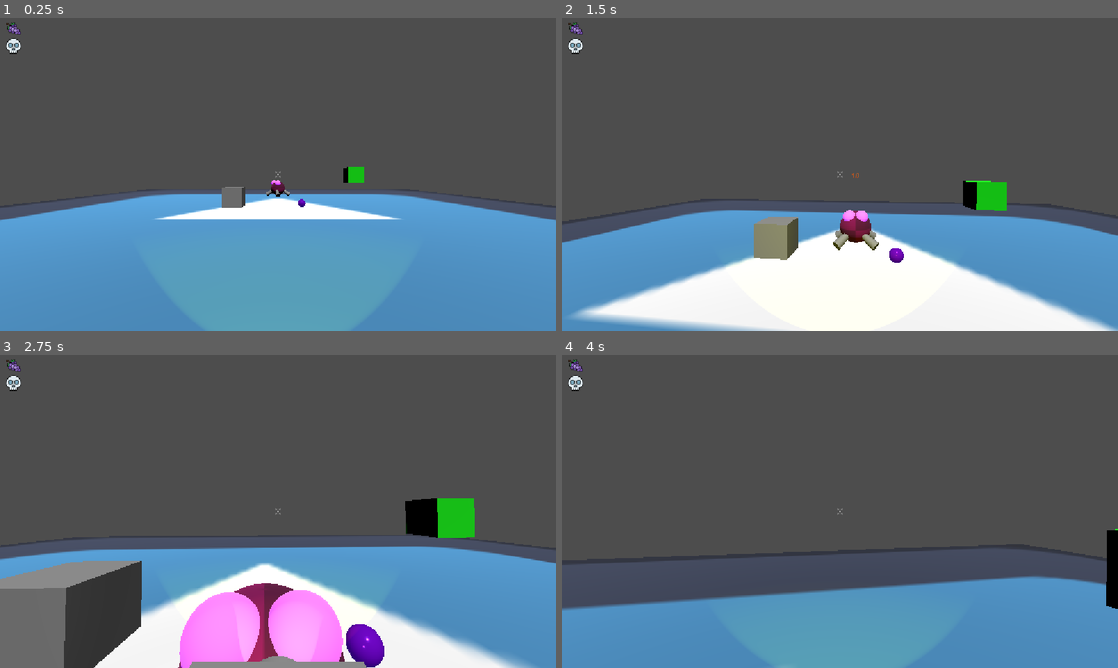
Above: before the commit, frames 1-4 (two rows, left to right).
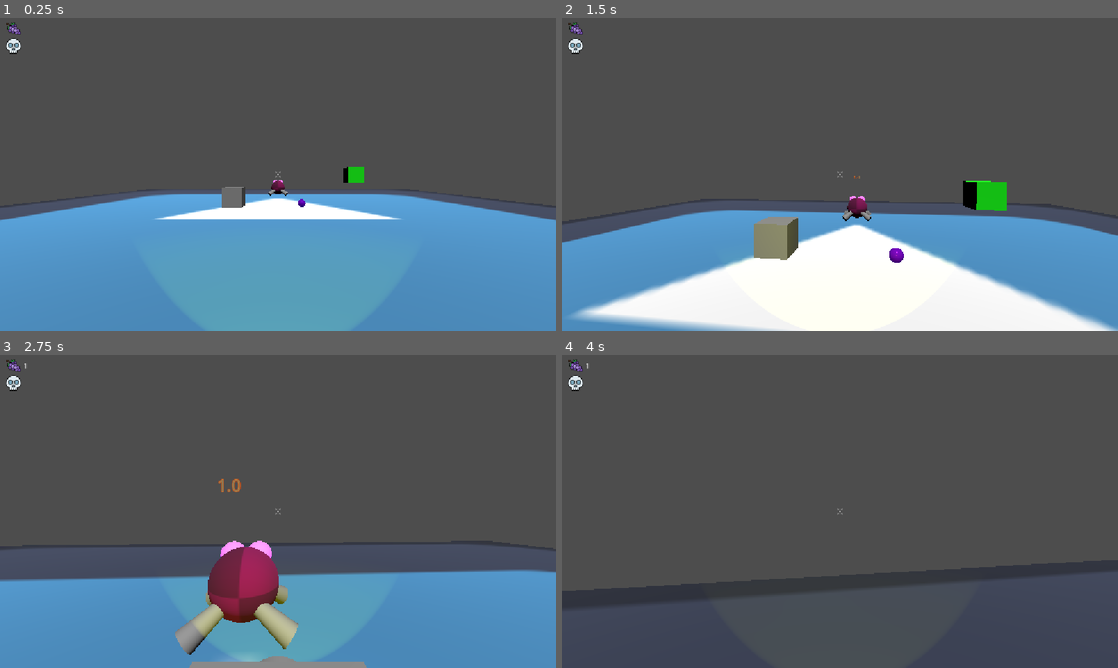
Above: after the commit, the same moments.

Repository: BrokHoly/spark-them-all
Game: Godot game, scene res://levels/proto_hub.tscn
The game is run twice, just before and just after one commit, with the same random seed, the same clock (stepped at 60 frames per second) and the same inputs. This scene is started directly instead of the project's main scene. The engine's default icon, where the game draws it, is replaced by a stand-in: a white triangle on a blue panel in a dark square.
Inputs (mouse positions are in pixels of both pictures, inside the frame that each line leads up to):
- Up to frame 1 (0.25 s): no input
- Up to frame 2 (1.5 s): move the mouse to (867, 174) at 0.52 s; press the mouse at (867, 174) at 0.53 s; hold W (move_forward) from 0.53 s (still down); tap Space (jump) at 0.77 s; move the mouse to (812, 174) at 1.27 s; release the mouse at (812, 174) at 1.28 s; tap F (interact) at 1.35 s
- Up to frame 3 (2.75 s): keep holding W (move_forward); tap Space (jump) at 1.52 s; move the mouse to (289, 505) at 2.02 s; hold Ctrl (sprint) from 2.03 s (still down)
- Up to frame 4 (4 s): keep holding W (move_forward); move the mouse to (834, 517) at 2.77 s; release Ctrl (sprint) at 2.78 s; click (834, 517) at 2.85 s; tap Space (jump) at 3.02, 3.77 s; move the mouse to (878, 514) at 3.52 s; hold F (interact) from 3.53 s (still down)

The runs differ from the first frame. In frame 1, 0.1% of the frame differs, in the area x 47-53%, y 51-58%; in frame 2, 0.8%; in frame 3, 31%, in the area x 0-100%, y 2-100%; in frame 4, 31%.

Commit message:
everything

Diff:
--- a/characters/enemies/boular/boular.gd
+++ b/characters/enemies/boular/boular.gd
@@ -10,37 +10,45 @@
 var grape_scene : PackedScene = preload("res://collectibles/loots/boular_grape.tscn")
 var damage_number_scene: PackedScene = preload("res://characters/enemies/boular/damage_number.tscn")
 @onready var animation_player : AnimationPlayer = $AnimationPlayer
+@onready var agent: NavigationAgent3D = $NavigationAgent3D
 
 @export var player: Node3D
 
 func _ready() -> void:
-	killed.connect(player.on_ennemy_killed)
+	if player and player.has_method("on_ennemy_killed"):
+		killed.connect(player.on_ennemy_killed)
 
-func _physics_process(delta: float) -> void:
-	# Gravity
+func _physics_process(delta: float):
+	time_since_last_hit += delta
+	if player:
+		# Update agent target
+		agent.target_position = player.global_position
+		# Move along the path given by the agent
+		if not agent.is_navigation_finished():
+			var next_pos = agent.get_next_path_position()
+			var dir = next_pos - global_position
+			dir.y = 0  # Ignore vertical for rotation
+			var distance = dir.length()
+			if distance > 0.1:
+				dir = dir.normalized()
+				# Use velocity vector based on SPEED
+				velocity.x = dir.x * SPEED
+				velocity.z = dir.z * SPEED
+				# Smooth rotation toward movement direction
+				var target_rot_y = atan2(-dir.x, -dir.z)
+				rotation.y = lerp_angle(rotation.y, target_rot_y, 5.0 * delta)
+			else:
+				velocity.x = move_toward(velocity.x, 0, SPEED)
+				velocity.z = move_toward(velocity.z, 0, SPEED)
+		else:
+			# Stop if path finished
+			velocity.x = move_toward(velocity.x, 0, SPEED)
+			velocity.z = move_toward(velocity.z, 0, SPEED)
+	# Apply gravity if in the air
 	if not is_on_floor():
 		velocity += get_gravity() * delta
+	move_and_slide()
 
-	time_since_last_hit += delta
-
-	if player:
-		var to_player = (player.global_position - global_position)
-		to_player.y = 0  # Ignore vertical differences
-		if to_player.length() > 0.1:
-			var direction = to_player.normalized()
-
-			# Movement
-			velocity.x = direction.x * SPEED
-			velocity.z = direction.z * SPEED
-
-			# Smooth rotation toward player
-			var target_rotation = Vector3(0, atan2(-direction.x, -direction.z), 0)
-			rotation.y = lerp_angle(rotation.y, target_rotation.y, 5.0 * delta)
-		else:
-			# Slow down if close
-			velocity.x = move_toward(velocity.x, 0, SPEED)
-			velocity.z = move_toward(velocity.z, 0, SPEED)
-	move_and_slide()
 
 func expose_to_light(delta: float, damage_per_tick: float, damage_cooldown: float):
 	# Only take damage if cooldown passed
--- a/characters/enemies/boular/boular.tscn
+++ b/characters/enemies/boular/boular.tscn
@@ -275,3 +275,9 @@
 
 [node name="AnimationPlayer" type="AnimationPlayer" parent="." unique_id=1218135771]
 libraries/ = SubResource("AnimationLibrary_fwgws")
+
+[node name="NavigationAgent3D" type="NavigationAgent3D" parent="." unique_id=1496492973]
+path_desired_distance = 0.5
+avoidance_enabled = true
+radius = 0.6
+max_speed = 2.5
--- a/game.gd
+++ b/game.gd
@@ -6,3 +6,5 @@
 var player_health: float
 var grapes := 0
 var kills := 0
+
+var cave_level : int = 1
--- /dev/null
+++ b/interactables/buttons_effect/next_level.gd
@@ -0,0 +1,8 @@
+extends Resource
+class_name ButtonEffect
+
+const MAX = 3
+
+func apply(_player:Player):
+	if Game.cave_level < 3:
+		Game.cave_level += 1
--- a/levels/cave_level.gd
+++ b/levels/cave_level.gd
@@ -1,27 +1,31 @@
 extends Node3D
 
 var CAVE_LEVEL = 0
+const SPAWN_MIN_RADIUS = 10.0
+const SPAWN_MAX_RADIUS = 20.0
 
 var total_enemies: int = 0
 var enemies_killed: int = 0
+var enemies_spawned: int = 0
 
 var spawning = false
 
 @onready var nav_region: NavigationRegion3D = $NavigationRegion3D
-@onready var terrain: Node3D = $Terrain
+@onready var terrain: Node3D = $NavigationRegion3D/Terrain
+@onready var boular: PackedScene = preload("res://characters/enemies/boular/boular.tscn")
 
 #Later, repalce that with a log calculation in calc_total_enemies().
 const ENEMIES_BY_LEVELS = [20, 40, 80]
 
 func _ready():
+	CAVE_LEVEL = Game.cave_level
 	terrain.generate_terrain()
 	await get_tree().process_frame
 	nav_region.bake_navigation_mesh()
+	await get_tree().create_timer(0.2).timeout
 	calc_total_enemies()
-	#When spawning an ennemy, do not forget to add it the _on-enemy_killed signal.
-	#ennemy.killed.connect(_on_enemy_killed)
-
 	print("Level started with %d enemies" % total_enemies)
+	print(nav_region.navigation_mesh)
 
 func _on_enemy_killed():
 	enemies_killed += 1
@@ -36,3 +40,41 @@
 
 func calc_total_enemies():
 	total_enemies = ENEMIES_BY_LEVELS[clamp(CAVE_LEVEL,1,3)-1]
+
+
+func _get_spawn_position(player: Node3D) -> Vector3:
+	var angle = randf() * TAU
+	var distance = randf_range(SPAWN_MIN_RADIUS, SPAWN_MAX_RADIUS)
+	var offset = Vector3(cos(angle) * distance, 0, sin(angle) * distance)
+	return player.global_position + offset
+
+func spawn_enemy():
+	if enemies_spawned >= total_enemies:
+		return
+	var player = get_tree().get_first_node_in_group("player")
+	if player == null:
+		return
+	var pos = find_valid_spawn(player)
+	if pos == Vector3.ZERO:
+		return
+	var enemy = boular.instantiate()
+	enemy.player = player
+	enemy.global_position = pos
+	add_child(enemy)
+	enemy.killed.connect(_on_enemy_killed)
+	enemies_spawned += 1
+
+
+func find_valid_spawn(player: Node3D) -> Vector3:
+	var pos = _get_spawn_position(player)
+	pos = _get_navmesh_point(pos)
+	return pos
+
+func _get_navmesh_point(pos: Vector3) -> Vector3:
+	var nav_map = nav_region.get_navigation_map()
+	var new_pos = NavigationServer3D.map_get_closest_point(nav_map, pos)
+	return new_pos
+
+func _on_spawn_timer_timeout() -> void:
+	if enemies_spawned < total_enemies:
+		spawn_enemy()
--- a/levels/cave_level.tscn
+++ b/levels/cave_level.tscn
@@ -4,7 +4,12 @@
 [ext_resource type="Script" uid="uid://cq2whxd1plk5e" path="res://levels/terrain.gd" id="2_uydmx"]
 
 [sub_resource type="NavigationMesh" id="NavigationMesh_24gdw"]
+geometry_parsed_geometry_type = 0
+geometry_source_geometry_mode = 2
+cell_size = 2.0
+cell_height = 0.01
 agent_height = 1.0
+agent_max_climb = 5.0
 
 [sub_resource type="HeightMapShape3D" id="HeightMapShape3D_24gdw"]
 
@@ -23,17 +28,17 @@
 [node name="NavigationRegion3D" type="NavigationRegion3D" parent="." unique_id=497483500]
 navigation_mesh = SubResource("NavigationMesh_24gdw")
 
-[node name="Terrain" type="Node3D" parent="." unique_id=480917273]
+[node name="Terrain" type="Node3D" parent="NavigationRegion3D" unique_id=480917273]
 script = ExtResource("2_uydmx")
 
-[node name="MeshInstance3DMirorred" type="MeshInstance3D" parent="Terrain" unique_id=1782270777]
+[node name="MeshInstance3DMirorred" type="MeshInstance3D" parent="NavigationRegion3D/Terrain" unique_id=1782270777]
 
-[node name="MeshInstance3D" type="MeshInstance3D" parent="Terrain" unique_id=175348464]
+[node name="MeshInstance3D" type="MeshInstance3D" parent="NavigationRegion3D/Terrain" unique_id=175348464 groups=["navigation_mesh_source_group"]]
 
-[node name="StaticBody3D" type="StaticBody3D" parent="Terrain" unique_id=1416959252]
+[node name="StaticBody3D" type="StaticBody3D" parent="NavigationRegion3D/Terrain" unique_id=1416959252]
 collision_mask = 7
 
-[node name="CollisionShape3D" type="CollisionShape3D" parent="Terrain/StaticBody3D" unique_id=1623253011]
+[node name="CollisionShape3D" type="CollisionShape3D" parent="NavigationRegion3D/Terrain/StaticBody3D" unique_id=1623253011]
 shape = SubResource("HeightMapShape3D_24gdw")
 
 [node name="WorldEnvironment" type="WorldEnvironment" parent="." unique_id=1295934623]
@@ -41,3 +46,8 @@
 
 [node name="PlayerSpawn" type="Marker3D" parent="." unique_id=367770791]
 transform = Transform3D(1, 0, 0, 0, 1, 0, 0, 0, 1, 0, 100, 0)
+
+[node name="SpawnTimer" type="Timer" parent="." unique_id=1603976117]
+autostart = true
+
+[connection signal="timeout" from="SpawnTimer" to="." method="_on_spawn_timer_timeout"]
--- /dev/null
+++ b/levels/level_manager.gd
@@ -0,0 +1,12 @@
+extends Node
+
+var level_scene: PackedScene = preload("res://levels/cave_level.tscn")
+
+func load_level(level: int):
+
+	var level_instance = level_scene.instantiate()
+	level_instance.cave_level = level
+
+	get_tree().root.add_child(level_instance)
+	get_tree().current_scene.queue_free()
+	get_tree().current_scene = level_instance
--- a/levels/scene_loader.gd
+++ b/levels/scene_loader.gd
@@ -42,8 +42,6 @@
 			if player:
 				# Duplicate stats so it persists even after player is freed
 				Game.player_stats = player.stats.copy()
-				print(player.stats.get_stat("lamp_idle_range"))
-				print(Game.player_stats.get_stat("lamp_idle_range"))
 				Game.player_health = player.health
 				Game.grapes = player.boular_grapes
 				Game.kills = player.kill_score
@@ -59,10 +57,7 @@
 			# Assign stats (duplicate again to be safe)
 			if Game.player_stats != null:
 				new_player.stats = Game.player_stats.copy()
-				print("Dup :")
-				print(new_player.stats.get_stat("lamp_idle_range"))
 			else:
-				print("NOP")
 				new_player.stats = Stats.new()
 
 			new_player.health = Game.player_health
--- a/levels/terrain.gd
+++ b/levels/terrain.gd
@@ -5,7 +5,7 @@
 @onready var collision_shape: CollisionShape3D = $StaticBody3D/CollisionShape3D
 
 const SIZE = 1000
-const RESOLUTION = 100
+const RESOLUTION = 50
 const HEIGHT_SCALE = 5.0
 const FLAT_RADIUS = 50.0        # radius around origin that stays flat
 const CEILING_HEIGHT = 75.0     # vertical offset of the ceiling mesh
--- a/project.godot
+++ b/project.godot
@@ -11,7 +11,7 @@
 [application]
 
 config/name="SparkThemAll"
-run/main_scene="uid://bkx628iow4cs5"
+run/main_scene="uid://ikinvhbuqis7"
 config/features=PackedStringArray("4.6", "Forward Plus")
 config/icon="res://icon.svg"
 
Not shown, added: interactables/buttons_effect/next_level.gd.uid
Not shown, added: levels/level_manager.gd.uid
